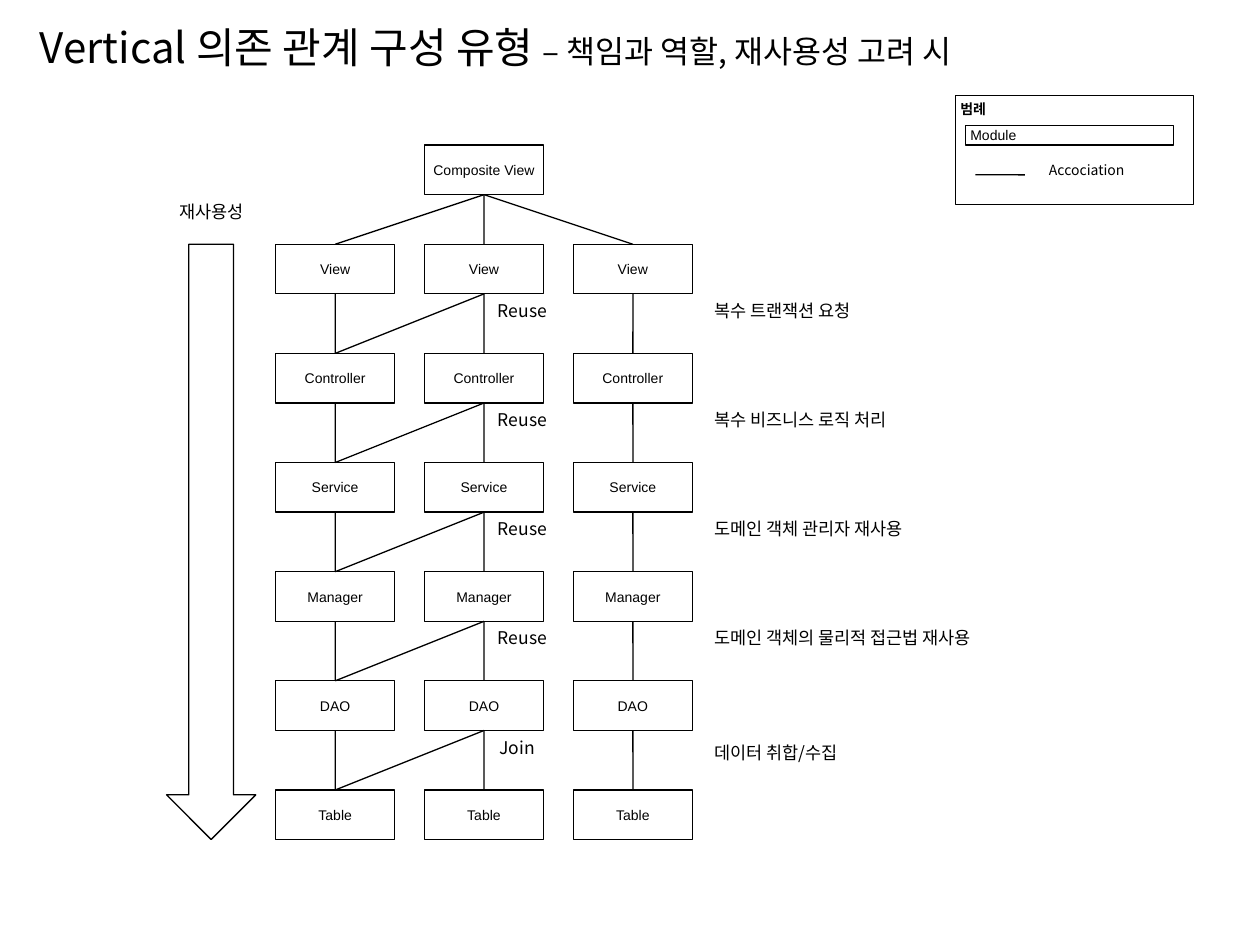
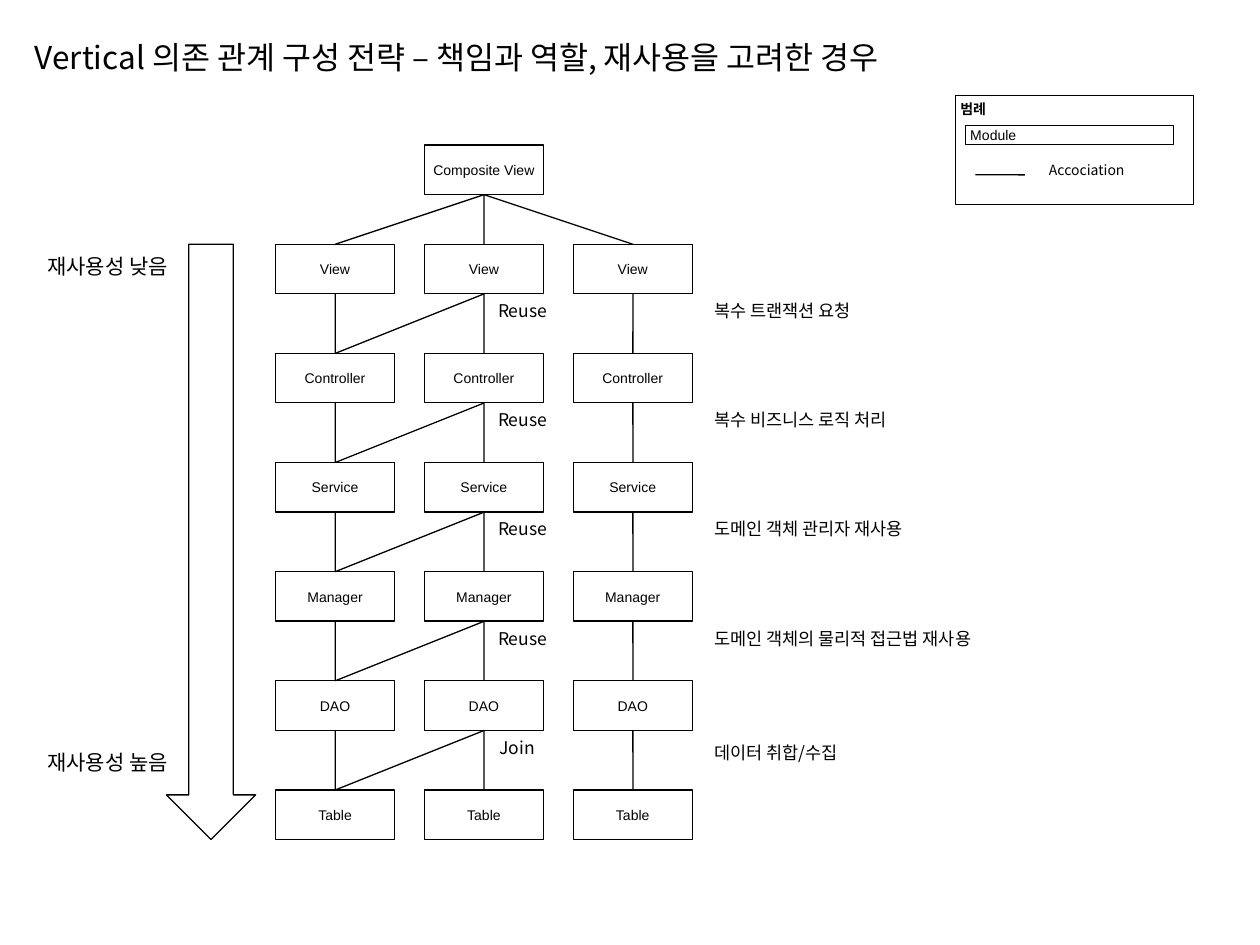
Before and after one commit to kwbaek/codelabor, a slide deck: slide 2 of documentation/0 architecture/design/TO-BE 설계 전술 (Layered Architecture).pptx. Drawn at 1260x945 pixels with LibreOffice and Linux fonts; fonts in the diff are those of the drawing. Boxes give left, top, right and bottom in pixels: in the first picture for what was removed or moved away, otherwise in the second. Text is boxed around its words. In the diff, an @@ line names an element or a change of style, - is before the commit and + after.

```diff
--- a/documentation/0 architecture/design/TO-BE 설계 전술 (Layered Architecture).pptx
+++ b/documentation/0 architecture/design/TO-BE 설계 전술 (Layered Architecture).pptx
@@ text at <box>35,42,879,75</box>: text changed; size 24 to 18 pt @@
-Vertical 의존 관계 구성 유형 – 책임과 역할, 재사용성 고려 시
+Vertical 의존 관계 구성 전략 – 책임과 역할, 재사용을 고려한 경우
@@ text at <box>47,256,168,276</box>: text changed; size 10 to 12 pt; font Noto Sans CJK KR to Arial @@
-재사용성
+재사용성 낮음
@@ text added at <box>47,752,168,772</box>, 12 pt, text #000000 @@
+재사용성 높음
```
Also in this commit, not shown: 10 other slides changed, 1 slide removed, 12 other files.
